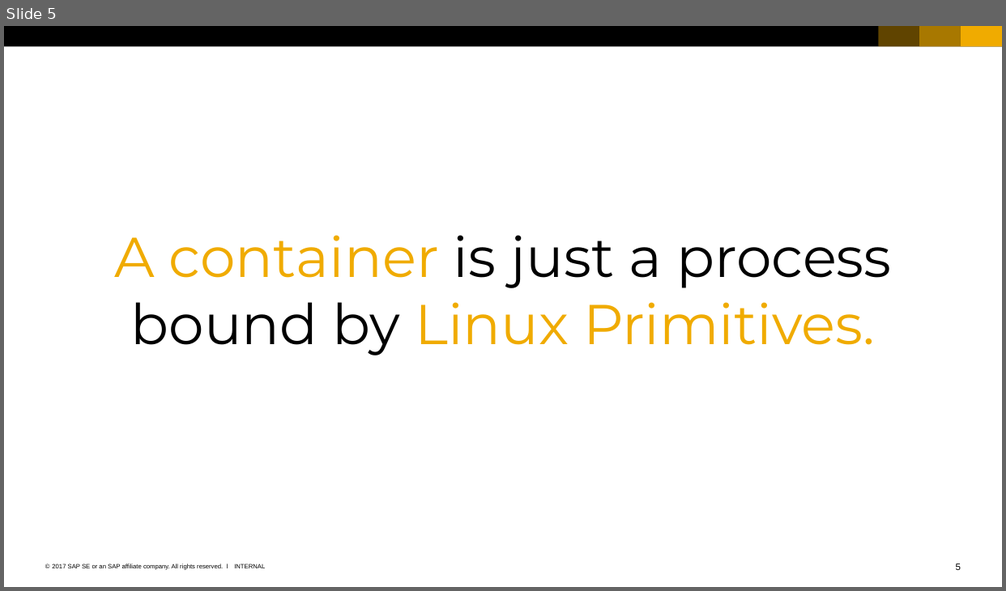
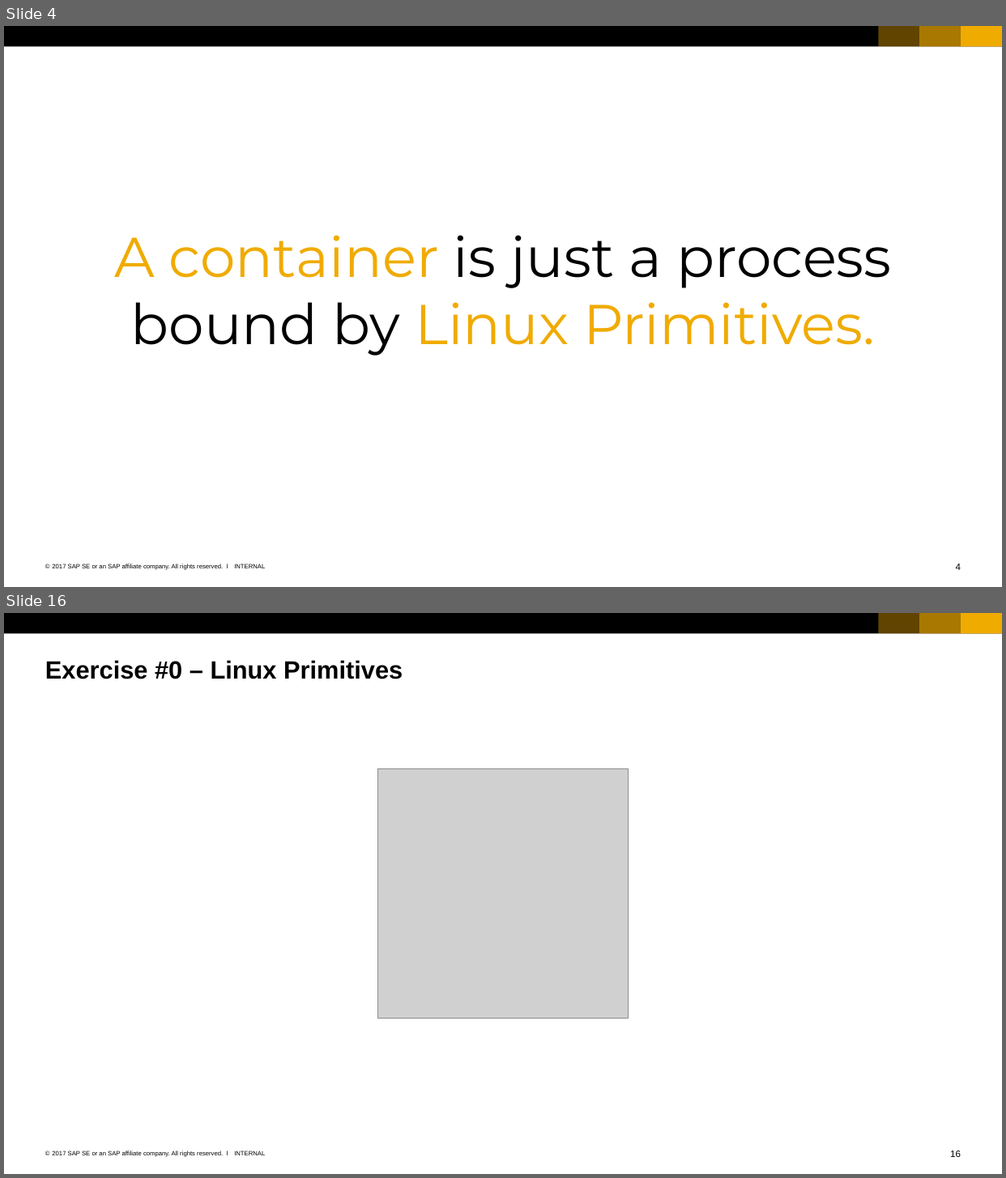
Before and after one commit to cuijiyao01/docker-k8s-training, a slide deck: docker/01_Basics_of_containers.pptx. Shown one above the other, each under a label of ours: slide 5 before the commit, slides 4 and 16 after it; the slides between them are not shown. The pictures are 1006x591 and 1006x1178 pixels, drawn with LibreOffice and Linux fonts; fonts in the diff are those of the drawing; grey boxes stand for pictures. Boxes give left, top, right and bottom in pixels: in the first picture for what was removed or moved away, otherwise in the second. Text is boxed around its words. In the diff, an @@ line names an element or a change of style, - is before the commit and + after.

```diff
--- a/docker/01_Basics_of_containers.pptx
+++ b/docker/01_Basics_of_containers.pptx
@@ slide 16 added at [4,613,1002,1174], background #FFFFFF; not listed: 7 template elements that a slide beside it also shows @@
@@ title added at [45,660,403,679], 24 pt, text #000000, bold @@
+Exercise #0 – Linux Primitives
@@ picture added at [378,769,628,1019] @@
@@ what was slide 5 is now slide 4 @@
@@ page number at [956,564,961,570]: text changed @@
-5
+4
```
Also in this commit, not shown: 1 slide changed, 11 other slides added, 1 slide removed, 10 other files.
